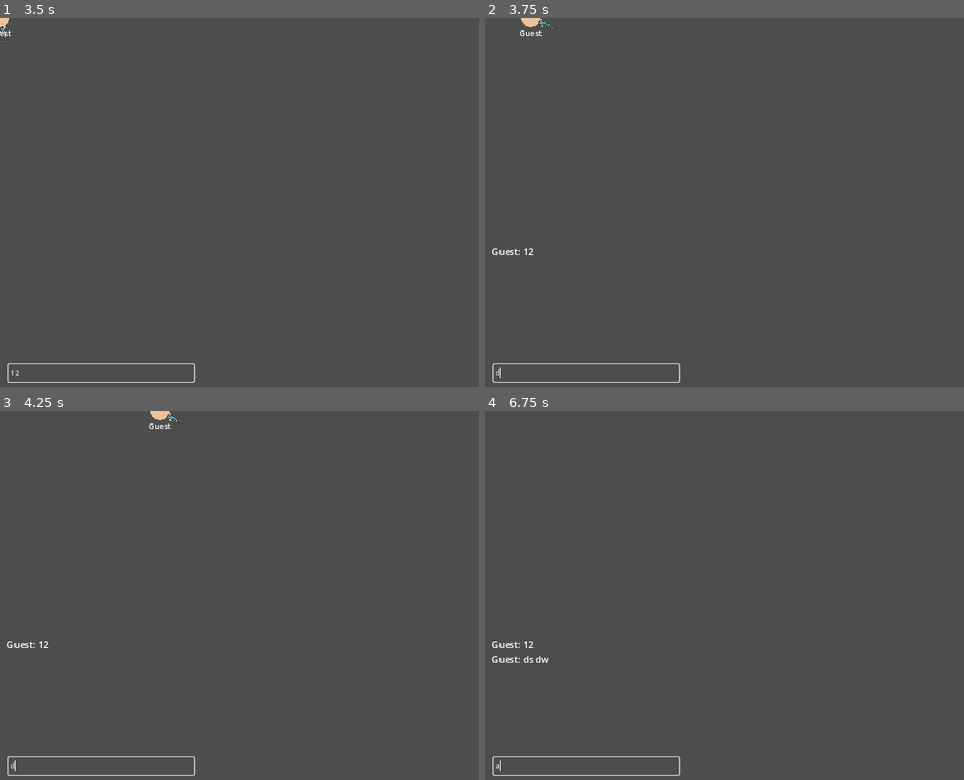
Above: before the commit, frames 1-4 (two rows, left to right).
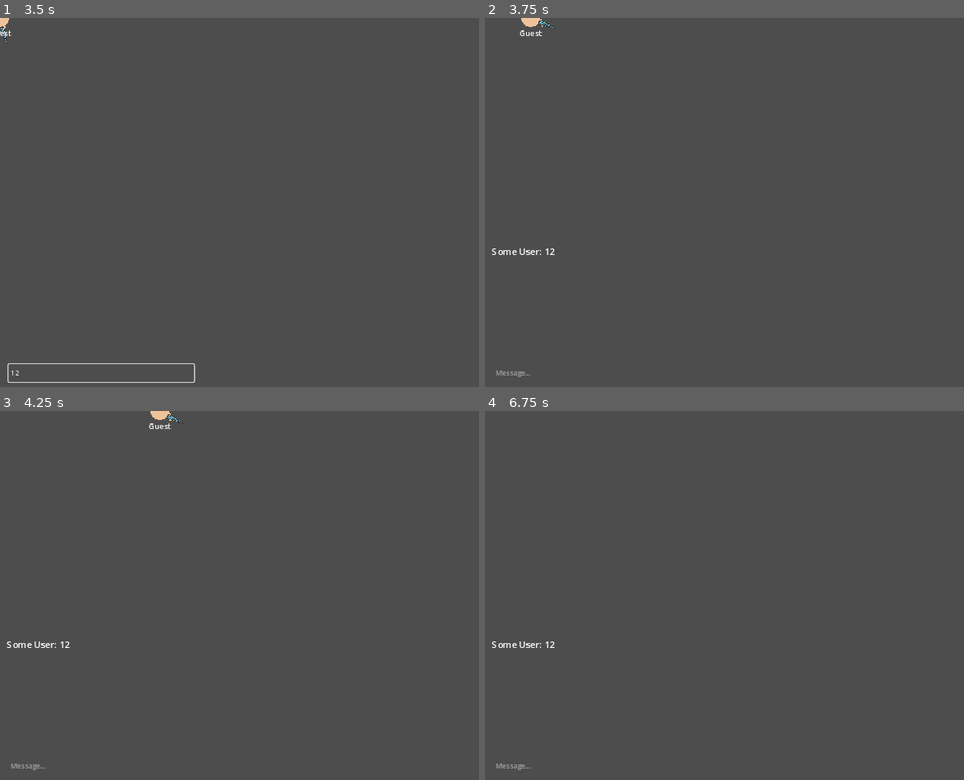
Above: after the commit, the same moments.

Repository: StormLight14/pew-pew-io
Game: Godot game, scene res://multiplayer.tscn
The game is run twice, just before and just after one commit, with the same random seed, the same clock (stepped at 60 frames per second) and the same inputs.
Inputs (mouse positions are in pixels of both pictures, inside the frame that each line leads up to):
- Up to frame 1 (3.5 s): click (368, 29) at 0.52 s; type "Alex" at 0.6 s; click "Host Game" at 1.25 s; click "Start Game" at 2 s; click (100, 372) at 2.77 s; type "12" at 2.85 s
- Up to frame 2 (3.75 s): tap Enter at 3.5 s; move the mouse to (959, 184) at 3.52 s; hold D (right) from 3.53 s (still down)
- Up to frame 3 (4.25 s): keep holding D (right)
- Up to frame 4 (6.75 s): move the mouse to (681, 613) at 4.27 s; release D (right) at 4.28 s; hold S (down) 4.28-5.03 s; tap Space at 5 s; move the mouse to (877, 514) at 5.02 s; hold D (right) 5.03-5.78 s; move the mouse to (781, 669) at 5.77 s; hold W (up) 5.78-6.53 s; tap Enter at 6.5 s; move the mouse to (outside the picture) at 6.52 s; hold A (left) from 6.53 s (still down)

Frame 1 is identical in both runs. In frame 2, 0.4% of the frame differs, in the area x 1-41%, y 62-99%; in frame 3, 0.4%; in frame 4, 0.5%.
Error before the commit: Invalid assignment of property or key 'focused' with value of type 'bool' on a base object of type 'LineEdit'. (res://ui/game_ui.gd:8)

Commit message:
asdf

Diff:
--- a/multiplayer.gd
+++ b/multiplayer.gd
@@ -52,7 +52,7 @@
 
 @rpc("any_peer", "call_local", "reliable")
 func send_message(message = ""):
-	$GameUI/Messages.text += player_name + ": " + message + "\n"
+	$GameUI/Messages.text += "Some User" + ": " + message + "\n"
 
 func _message_sent(message):
 	send_message.rpc(message)
--- a/ui/game_ui.gd
+++ b/ui/game_ui.gd
@@ -5,4 +5,4 @@
 func _on_line_edit_text_submitted(new_text):
 	message_sent.emit(new_text)
 	$LineEdit.text = ""
-	$LineEdit.focused = false
+	$LineEdit.release_focus()
